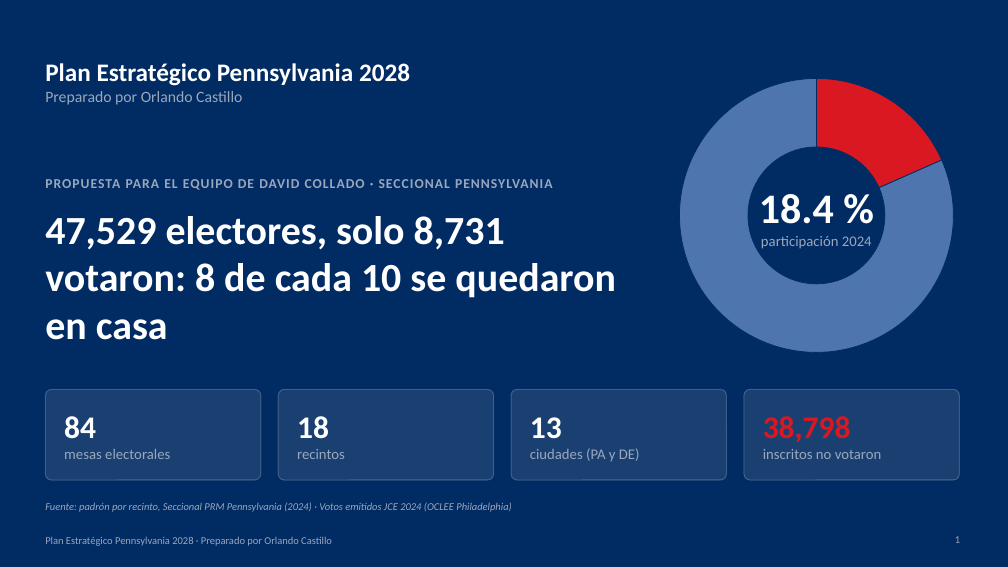
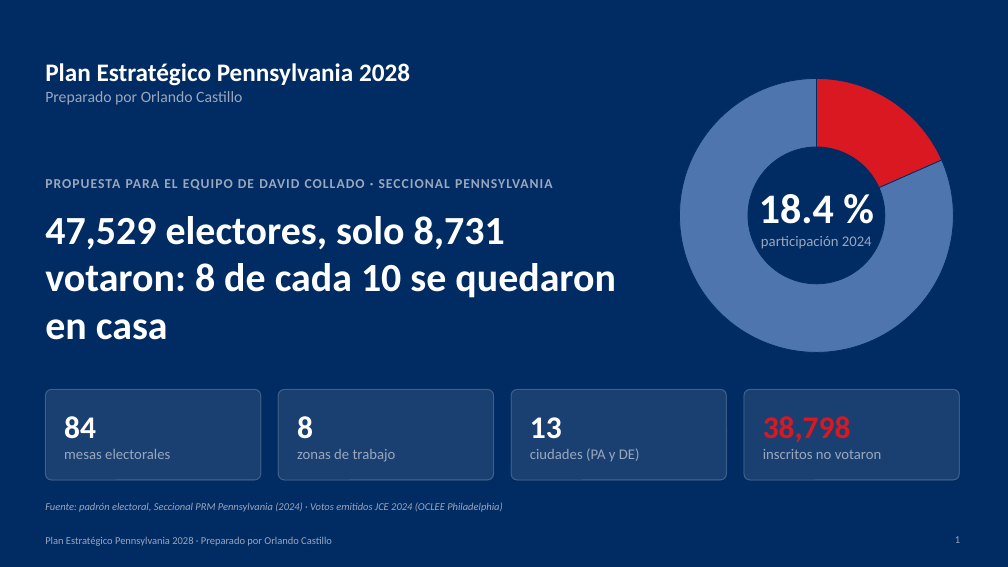
Before and after one commit to rcastillo9556/pdf-toolkit, a slide deck: slide 1 of presentaciones/Plan_Estrategico_Pennsylvania_2028.pptx. Drawn at 1008x567 pixels with LibreOffice and Linux fonts; fonts in the diff are those of the drawing. Boxes give left, top, right and bottom in pixels: in the first picture for what was removed or moved away, otherwise in the second. Text is boxed around its words. In the diff, an @@ line names an element or a change of style, - is before the commit and + after.

```diff
--- a/presentaciones/Plan_Estrategico_Pennsylvania_2028.pptx
+++ b/presentaciones/Plan_Estrategico_Pennsylvania_2028.pptx
@@ text at box(297, 416, 396, 462): text changed @@
-18
-recintos
+8
+zonas de trabajo
@@ text at box(45, 502, 502, 512): text changed @@
-Fuente: padrón por recinto, Seccional PRM Pennsylvania (2024) · Votos emitidos JCE 2024 (OCLEE Philadelphia)
+Fuente: padrón electoral, Seccional PRM Pennsylvania (2024) · Votos emitidos JCE 2024 (OCLEE Philadelphia)
```
Also in this commit, not shown: 6 other slides changed, 1 other file.
